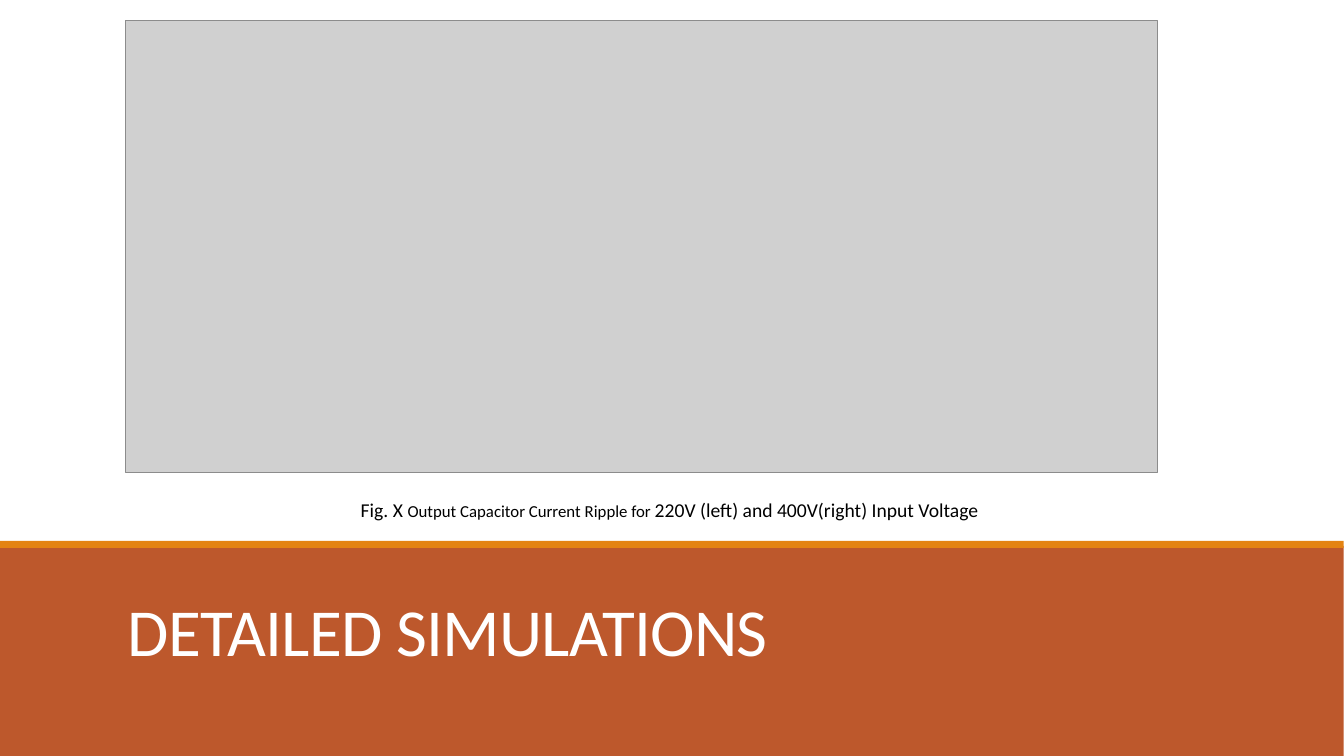
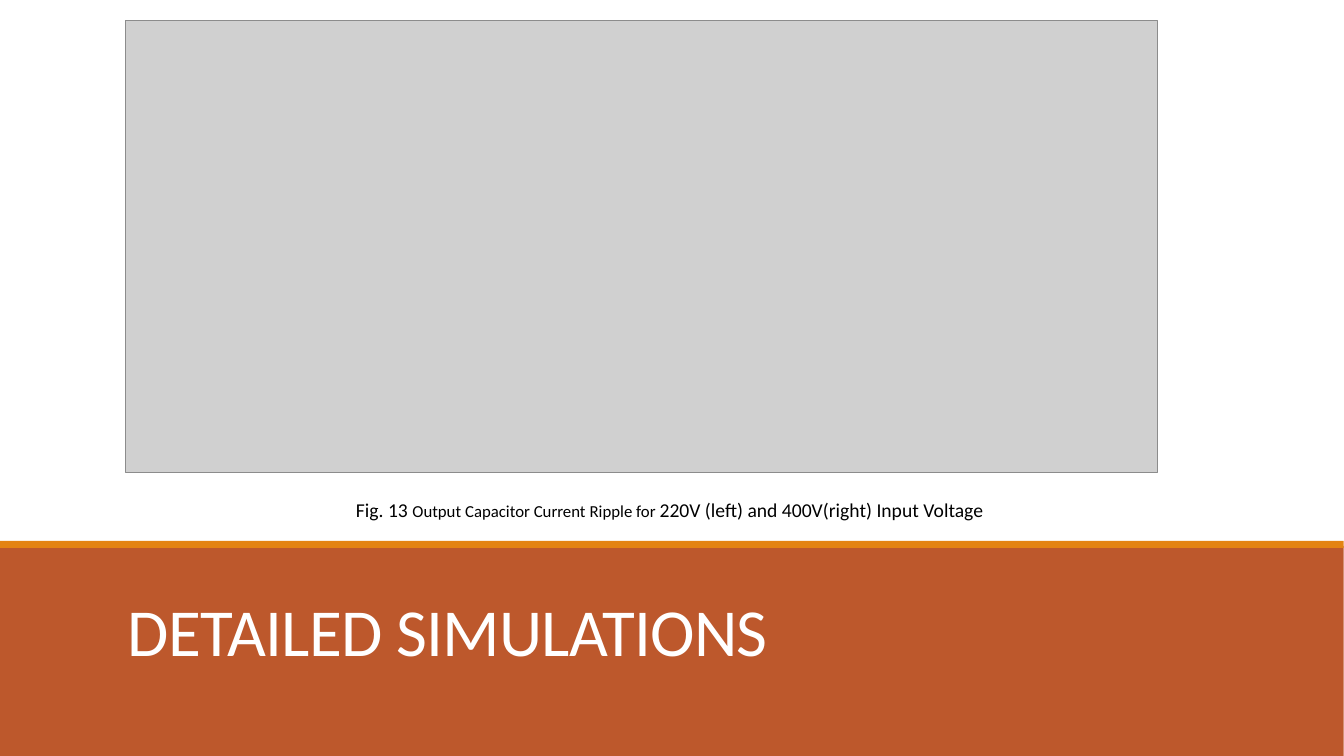
Before and after one commit to EnesCanbolat/EE464_Project, a slide deck: slide 37 of Presentations/464_FB_vs3.pptx. Drawn at 1344x756 pixels with LibreOffice and Linux fonts; fonts in the diff are those of the drawing; grey boxes stand for pictures. Boxes give left, top, right and bottom in pixels: in the first picture for what was removed or moved away, otherwise in the second. Text is boxed around its words. In the diff, an @@ line names an element or a change of style, - is before the commit and + after.

```diff
--- a/Presentations/464_FB_vs3.pptx
+++ b/Presentations/464_FB_vs3.pptx
@@ text at box(356, 503, 983, 521): text changed @@
-Fig. X Output Capacitor Current Ripple for 220V (left) and 400V(right) Input Voltage
+Fig. 13 Output Capacitor Current Ripple for 220V (left) and 400V(right) Input Voltage
```
Also in this commit, not shown: 23 other slides changed.
